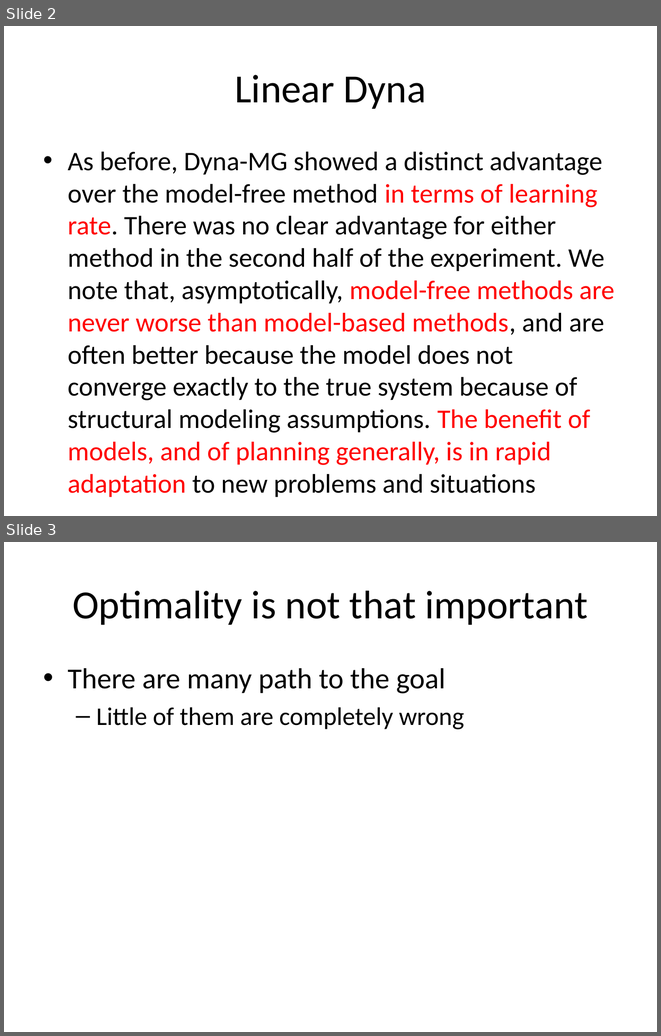
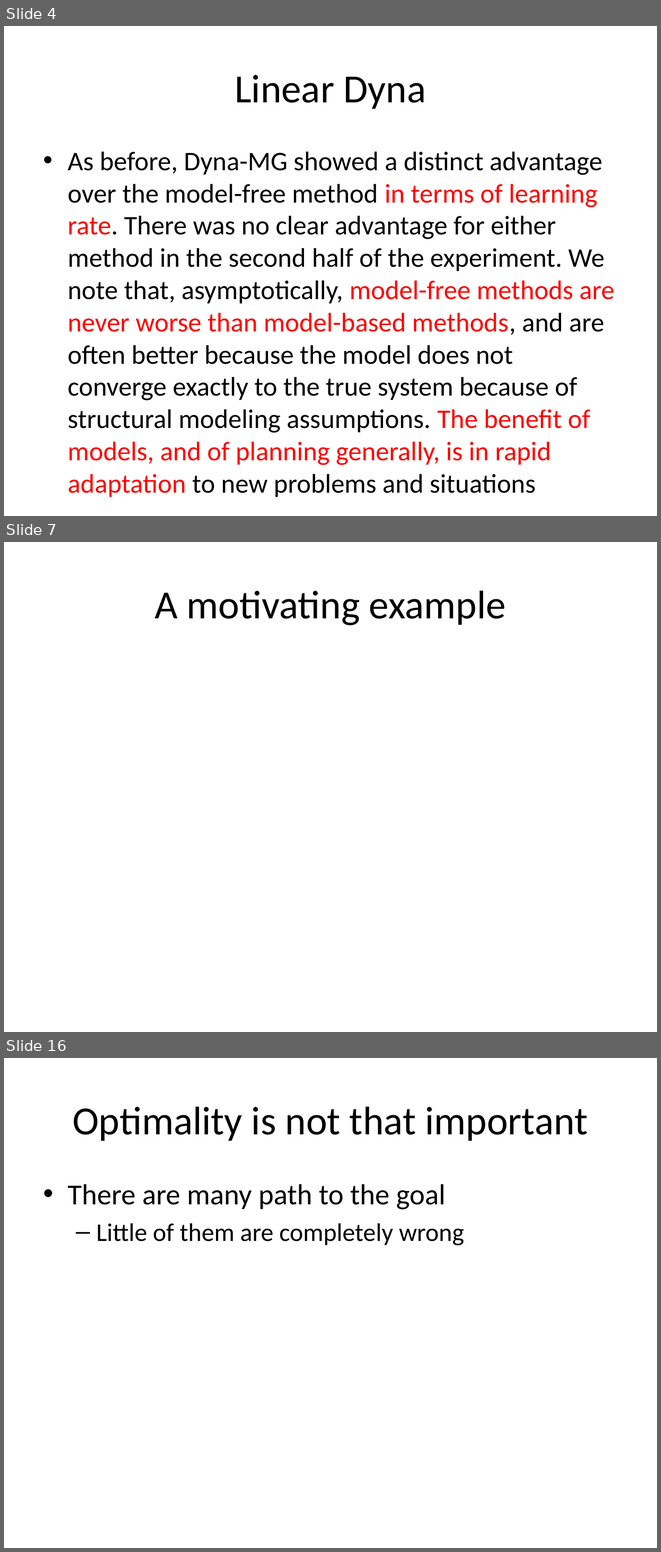
Before and after one commit to lono175/Thesis, a slide deck: OptimalPlanning.pptx. Shown one above the other, each under a label of ours: slides 2 and 3 before the commit, slides 4, 7 and 16 after it; the slides between them are not shown. The pictures are 661x1036 and 661x1552 pixels, drawn with LibreOffice and Linux fonts; fonts in the diff are those of the drawing. Boxes give left, top, right and bottom in pixels: in the first picture for what was removed or moved away, otherwise in the second. Text is boxed around its words. In the diff, an @@ line names an element or a change of style, - is before the commit and + after.

```diff
--- a/OptimalPlanning.pptx
+++ b/OptimalPlanning.pptx
@@ slide 7 added at box(4, 542, 657, 1032), background #FFFFFF @@
@@ title added at box(155, 590, 506, 625), 44 pt, text #000000 @@
+A motivating example
@@ what was slide 2 is now slide 4 @@
@@ what was slide 3 is now slide 16 @@
```
Also in this commit, not shown: 13 other slides added, 1 slide removed.
